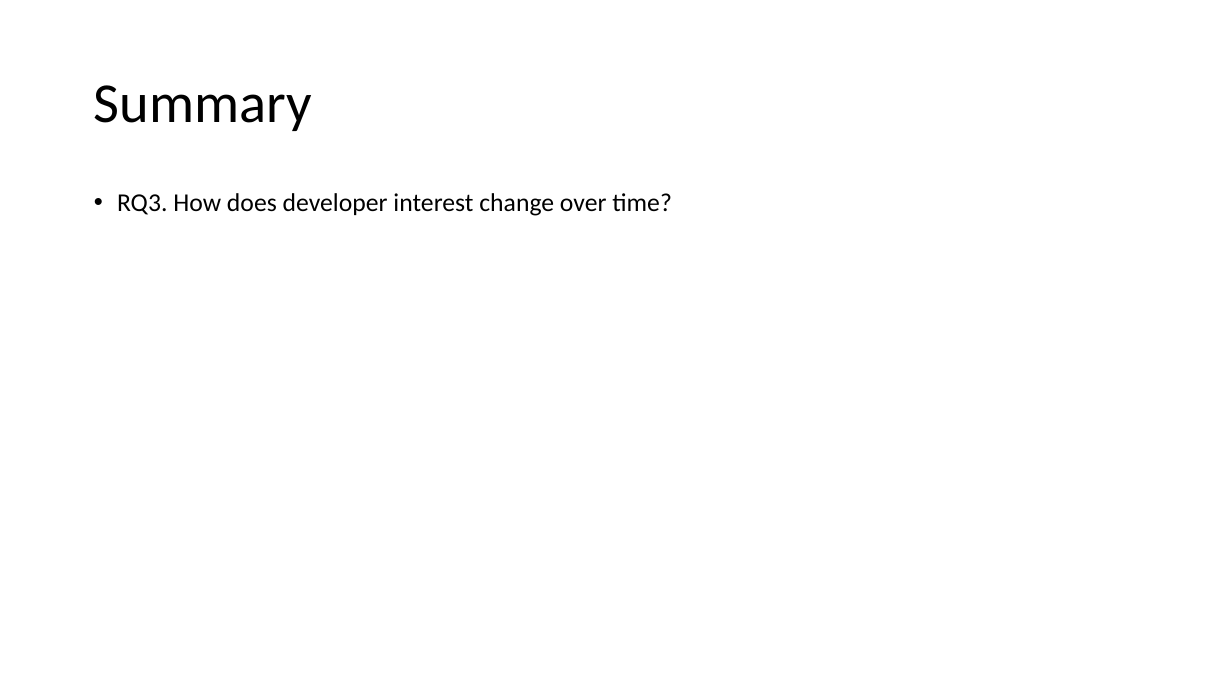
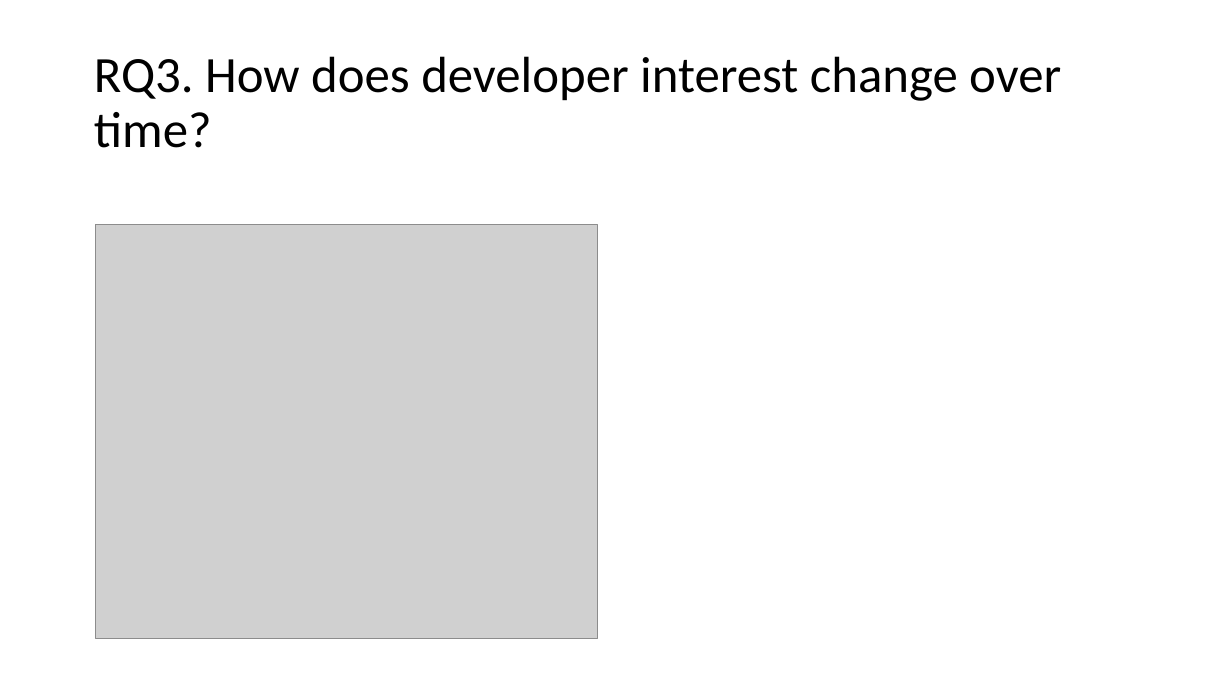
Before and after one commit to chengkaiyang2025/course, a slide deck: slide 18 of assignments/assignment_4/stackoverflow.pptx (slide 8 before the commit). Drawn at 1232x693 pixels with LibreOffice and Linux fonts; fonts in the diff are those of the drawing; grey boxes stand for pictures. Boxes give left, top, right and bottom in pixels: in the first picture for what was removed or moved away, otherwise in the second. Text is boxed around its words. In the diff, an @@ line names an element or a change of style, - is before the commit and + after.

```diff
--- a/assignments/assignment_4/stackoverflow.pptx
+++ b/assignments/assignment_4/stackoverflow.pptx
@@ title at [94, 56, 1061, 148]: text changed; size 44 to 39.6 pt @@
-Summary
+RQ3. How does developer interest change over time?
@@ text removed at [117, 193, 672, 216] @@
-• RQ3. How does developer interest change over time?
@@ picture added at [95, 225, 597, 639] @@
```
Also in this commit, not shown: 6 other slides changed, 10 slides added, 1 other file.
